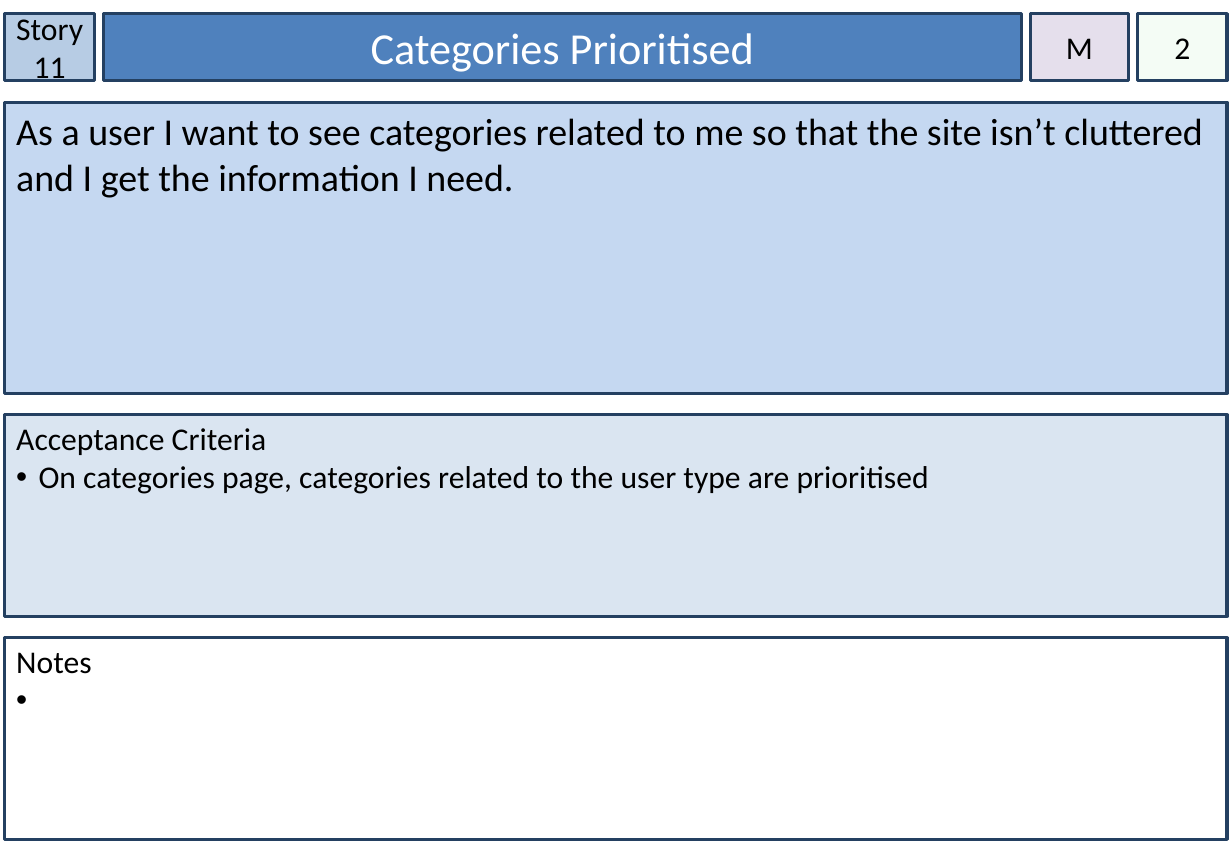
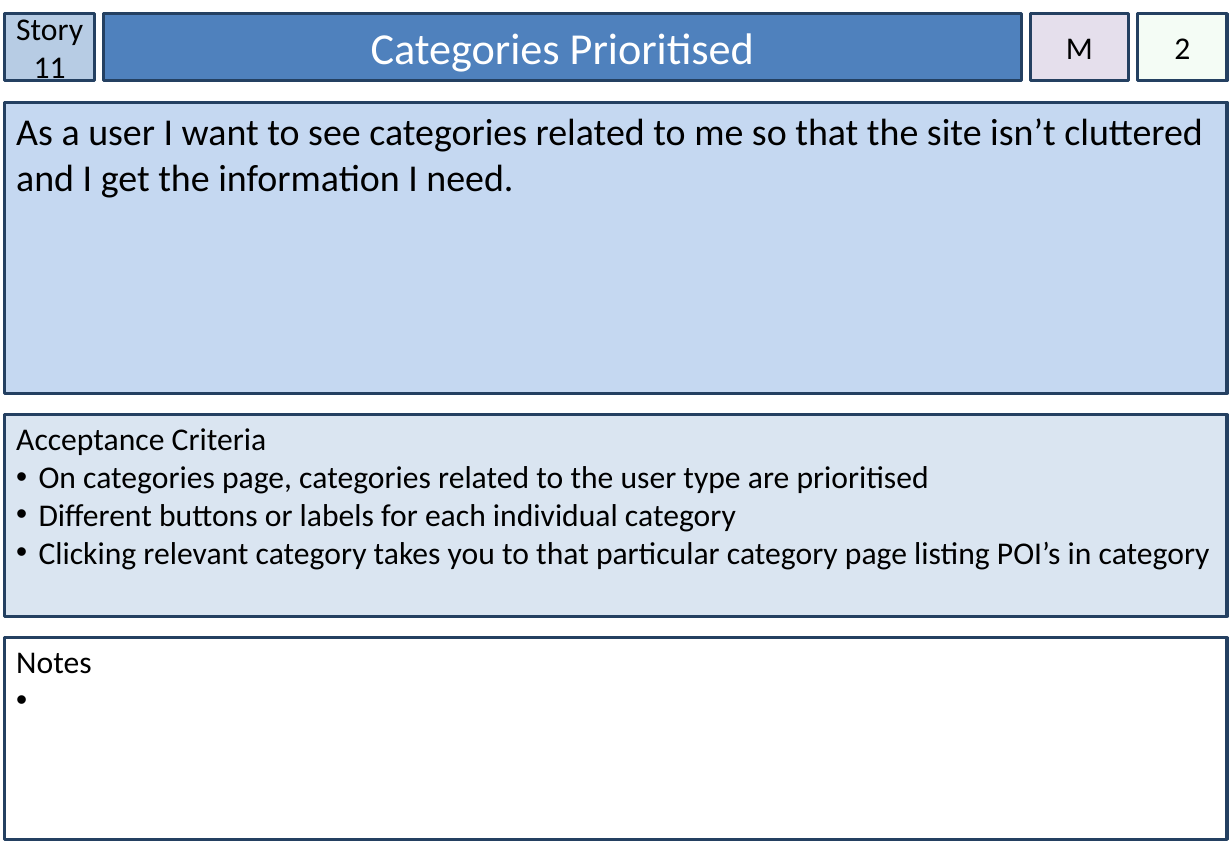
Before and after one commit to NickIsReady/Group-68-Web-System, a slide deck: slide 12 of Group 68 Story Cards.pptx. Drawn at 1232x853 pixels with LibreOffice and Linux fonts; fonts in the diff are those of the drawing. Boxes give left, top, right and bottom in pixels: in the first picture for what was removed or moved away, otherwise in the second. Text is boxed around its words. In the diff, an @@ line names an element or a change of style, - is before the commit and + after.

```diff
--- a/Group 68 Story Cards.pptx
+++ b/Group 68 Story Cards.pptx
@@ text in rectangle at <box>39,504,1210,570</box>: paragraphs added @@
+• Different buttons or labels for each individual category
+• Clicking relevant category takes you to that particular category page listing POI’s in category
```
Also in this commit, not shown: 17 other slides changed, 12 slides added, 1 other file.
